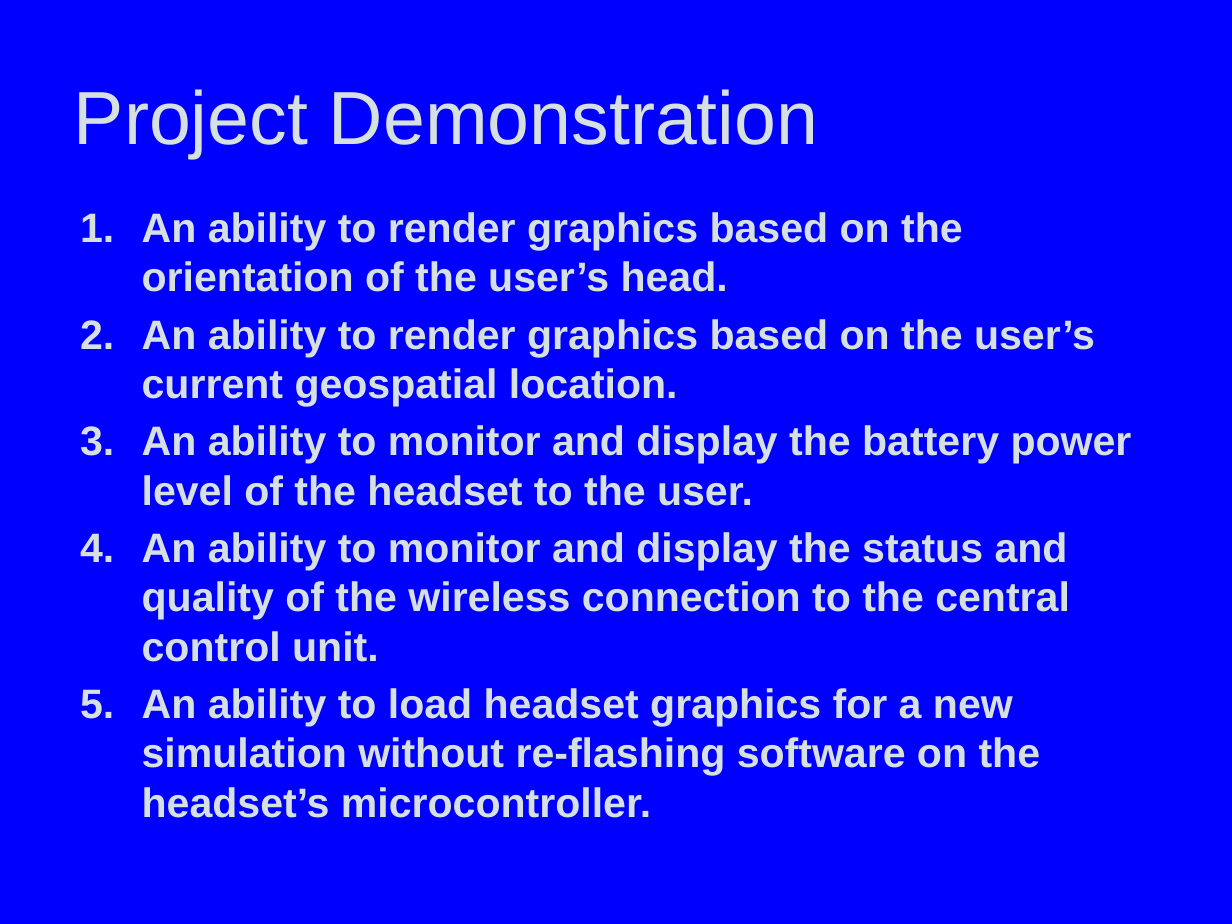
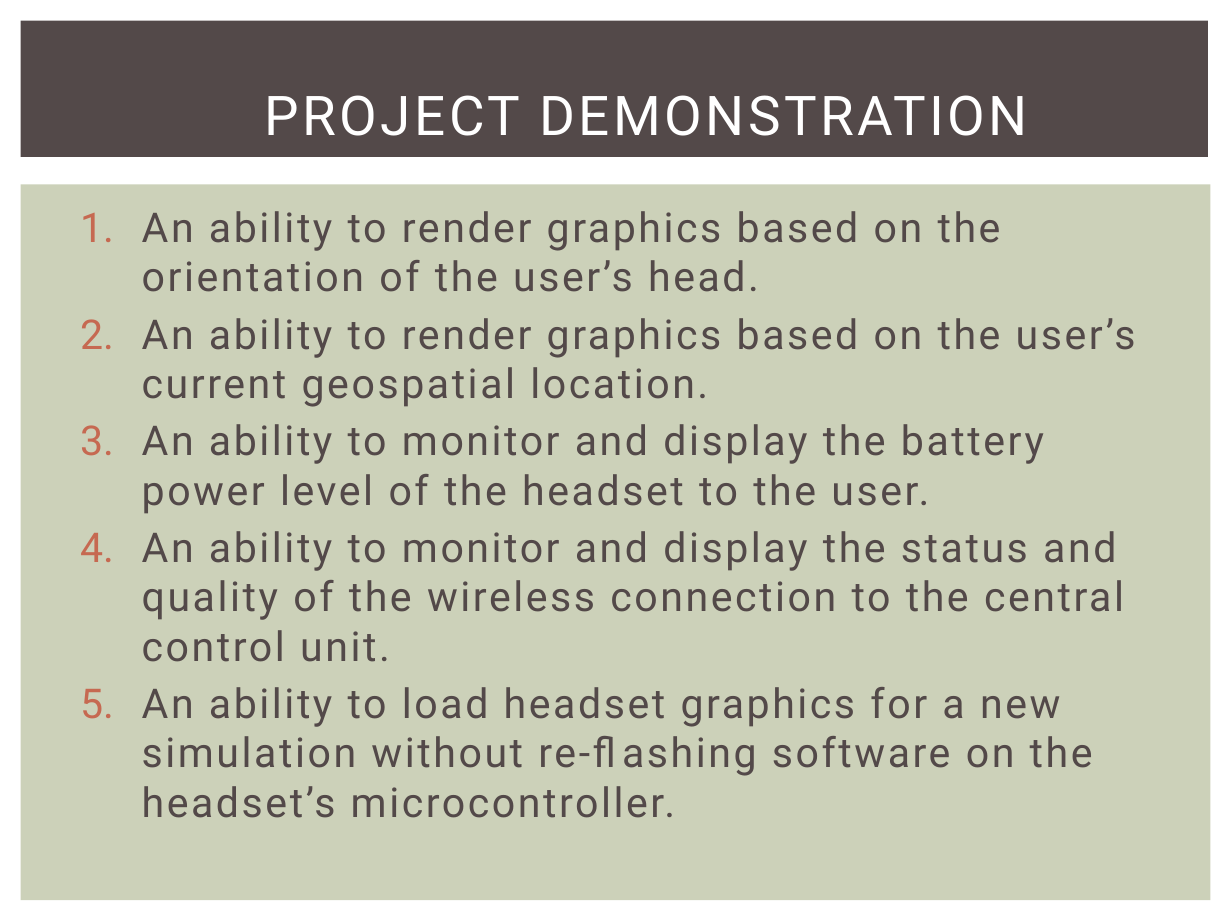
Before and after one commit to snowpuppy/augreality, a slide deck: slide 12 of doc/Team5FinalPresentation.pptx. Drawn at 1232x924 pixels with LibreOffice and Linux fonts; fonts in the diff are those of the drawing. Boxes give left, top, right and bottom in pixels: in the first picture for what was removed or moved away, otherwise in the second. Text is boxed around its words. In the diff, an @@ line names an element or a change of style, - is before the commit and + after.

```diff
--- a/doc/Team5FinalPresentation.pptx
+++ b/doc/Team5FinalPresentation.pptx
@@ background #0000FF to #FFFFFF @@
@@ rectangle added at bbox=[21, 21, 1209, 158], fill #534949 @@
@@ title at bbox=[265, 95, 1027, 136]: text changed; size 44 to 32 pt; font Arial to Roboto; text colour #D7E0E1 to #FFFFFF @@
-Project Demonstration
+PROJECT DEMONSTRATION
@@ rectangle added at bbox=[21, 185, 1211, 901], fill #CCD1B9 @@
@@ text "An ability to render graphics ..." at bbox=[142, 211, 1136, 818]: font Arial to Roboto, text colour #D7E0E1 to #534949, letter spacing 0 to 1.5 pt, bold off @@
```
Also in this commit, not shown: 9 other slides changed, 3 slides added, 3 slides removed.
